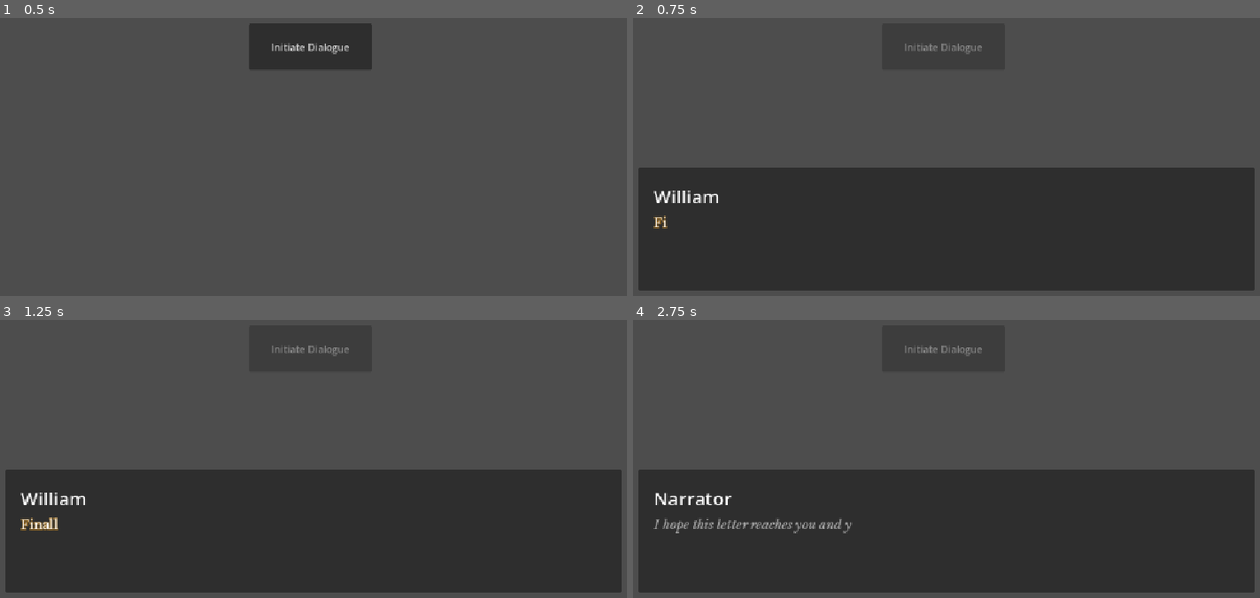
Above: before the commit, frames 1-4 (two rows, left to right).
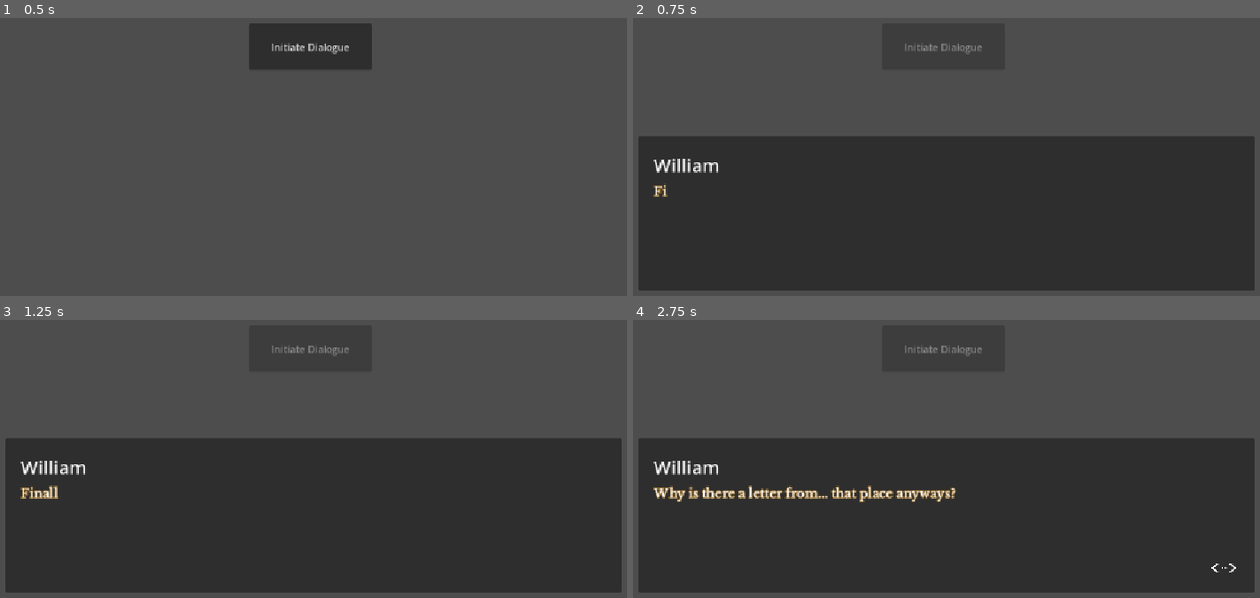
Above: after the commit, the same moments.

Repository: jegeiii/kafcult-co.-s-GIMJAM
Game: Godot game, scene res://scenes/dialogue_test_scene.tscn
Two runs of this game, one before a commit and one after it. Both use one fixed random seed, a clock stepped at 60 frames per second and the inputs below. This scene is started directly instead of the project's main scene.
Inputs:
- Up to frame 1 (0.5 s): no input
- Up to frame 2 (0.75 s): click "Initiate Dialogue" at 0.5 s
- Up to frame 3 (1.25 s): no input
- Up to frame 4 (2.75 s): tap Enter (continue_dialogue) at 1.25, 1.35, 2.1 s

Frame 1 is identical in both runs. In frame 2, 11% of the frame differs, in the area x 0-100%, y 42-76%; in frame 3, 12%; in frame 4, 13%, in the area x 0-100%, y 42-91%.

Commit message:
feat: ability to skip dialogue animation

Diff:
--- a/scenes/dialogue_ui.tscn
+++ b/scenes/dialogue_ui.tscn
@@ -1,6 +1,7 @@
 [gd_scene format=3 uid="uid://cvqlnlldj05ok"]
 
 [ext_resource type="Script" uid="uid://vfemrulm2n5j" path="res://scripts/dialogue_ui.gd" id="1_dwk8m"]
+[ext_resource type="Texture2D" uid="uid://d06ww2hvcnoge" path="res://graphics/crosshair-188.png" id="2_6q285"]
 
 [sub_resource type="LabelSettings" id="LabelSettings_uj04i"]
 font_size = 30
@@ -31,27 +32,43 @@
 layout_mode = 2
 size_flags_vertical = 8
 
-[node name="MarginContainer" type="MarginContainer" parent="MarginContainer/DialogueBox" unique_id=924986039]
+[node name="VBoxContainer2" type="VBoxContainer" parent="MarginContainer/DialogueBox" unique_id=1428581842]
+layout_mode = 2
+
+[node name="MarginContainer" type="MarginContainer" parent="MarginContainer/DialogueBox/VBoxContainer2" unique_id=924986039]
 layout_mode = 2
 theme_override_constants/margin_left = 25
 theme_override_constants/margin_top = 25
 theme_override_constants/margin_right = 25
-theme_override_constants/margin_bottom = 25
 
-[node name="VBoxContainer" type="VBoxContainer" parent="MarginContainer/DialogueBox/MarginContainer" unique_id=2109218884]
+[node name="VBoxContainer" type="VBoxContainer" parent="MarginContainer/DialogueBox/VBoxContainer2/MarginContainer" unique_id=2109218884]
 layout_mode = 2
 theme_override_constants/separation = 10
 
-[node name="CharacterNameLabel" type="Label" parent="MarginContainer/DialogueBox/MarginContainer/VBoxContainer" unique_id=494576098]
+[node name="CharacterNameLabel" type="Label" parent="MarginContainer/DialogueBox/VBoxContainer2/MarginContainer/VBoxContainer" unique_id=494576098]
 unique_name_in_owner = true
 layout_mode = 2
 text = "Character Name"
 label_settings = SubResource("LabelSettings_uj04i")
 
-[node name="CharacterMessageLabel" type="RichTextLabel" parent="MarginContainer/DialogueBox/MarginContainer/VBoxContainer" unique_id=1828002419]
+[node name="CharacterMessageLabel" type="RichTextLabel" parent="MarginContainer/DialogueBox/VBoxContainer2/MarginContainer/VBoxContainer" unique_id=1828002419]
 unique_name_in_owner = true
-custom_minimum_size = Vector2(600, 50)
+custom_minimum_size = Vector2(600, 100)
 layout_mode = 2
 bbcode_enabled = true
-text = "MessageCharacter MessageCharacter MessageCharacter MessageCharacter MessageCharacter MessageCharacter MessageCharacter MessageCharacter MessageCharacter MessageCharacter MessageCharacter MessageCharacter MessageCharacter MessageCharacter MessageCharacter MessageCharacter MessageCharacter MessageCharacter MessageCharacter MessageCharacter MessageCharacter MessageCharacter MessageCharacter MessageCharacter Message"
 fit_content = true
+
+[node name="MarginContainer2" type="MarginContainer" parent="MarginContainer/DialogueBox/VBoxContainer2" unique_id=567635494]
+layout_mode = 2
+theme_override_constants/margin_top = 10
+theme_override_constants/margin_right = 30
+theme_override_constants/margin_bottom = 20
+
+[node name="ContinueMarker" type="TextureRect" parent="MarginContainer/DialogueBox/VBoxContainer2/MarginContainer2" unique_id=2103934933]
+unique_name_in_owner = true
+custom_minimum_size = Vector2(40, 40)
+layout_mode = 2
+size_flags_horizontal = 8
+size_flags_vertical = 8
+texture = ExtResource("2_6q285")
+expand_mode = 1
--- a/scripts/dialogue_test_scene.gd
+++ b/scripts/dialogue_test_scene.gd
@@ -10,7 +10,3 @@
 
 func _on_dialogue_end() -> void:
 	$CanvasLayer/Button.disabled = false
-
-func _process(delta: float) -> void:
-	if Input.is_action_just_pressed("continue_dialogue") and DialogueManager.dialogue_ongoing:
-		DialogueManager.display_current_line()
--- a/scripts/dialogue_ui.gd
+++ b/scripts/dialogue_ui.gd
@@ -3,6 +3,7 @@
 @onready var dialogue_box: PanelContainer = %DialogueBox
 @onready var name_label: Label = %CharacterNameLabel
 @onready var message_label: RichTextLabel = %CharacterMessageLabel
+@onready var continue_hint: TextureRect = %ContinueMarker
 
 # Called when the node enters the scene tree for the first time.
 func _ready() -> void:
@@ -13,6 +14,7 @@
 
 	# Initialize the dialogue box to be invisible until a dialogue is started
 	dialogue_box.visible = false
+	hide_continue_hint()
 
 func _on_dialogue_start() -> void:
 	dialogue_box.visible = true
@@ -52,12 +54,26 @@
 
 	return result
 
+func _process(delta: float) -> void:
+	if Input.is_action_just_pressed("continue_dialogue") and DialogueManager.dialogue_ongoing:
+		if is_typing:
+			skip_typing()
+		else:
+			DialogueManager.display_current_line()
+
+var is_typing: bool = false
+func skip_typing() -> void:
+	if is_typing:
+		is_typing = false
+
 func _on_load_next_line(name, message_segments) -> void:
 	# Initial state of dialogue box ig idk
+	hide_continue_hint()
 	name_label.text = name
 	message_label.text = ""
 	message_label.visible_characters = 0
 	var total_characters = 0
+	is_typing = true
 
 	for segment in message_segments:
 		# Get the base text
@@ -74,7 +90,21 @@
 		var pace = segment.pacing
 		var pause_after = segment.pause_after
 		while message_label.visible_characters < total_characters:
+			if not is_typing:
+				break
 			message_label.visible_characters += 1
 			await get_tree().create_timer(pace).timeout
 
-		await get_tree().create_timer(pause_after).timeout
+		if is_typing:
+			await get_tree().create_timer(pause_after).timeout
+
+	# If skipped, then just reveal the entire text
+	message_label.visible_characters = -1
+	is_typing = false
+	show_continue_hint()
+
+func hide_continue_hint() -> void:
+	continue_hint.modulate.a = 0
+
+func show_continue_hint() -> void:
+	continue_hint.modulate.a = 1
Binary file added: graphics/crosshair-188.png
Not shown, added: graphics/crosshair-188.png.import
